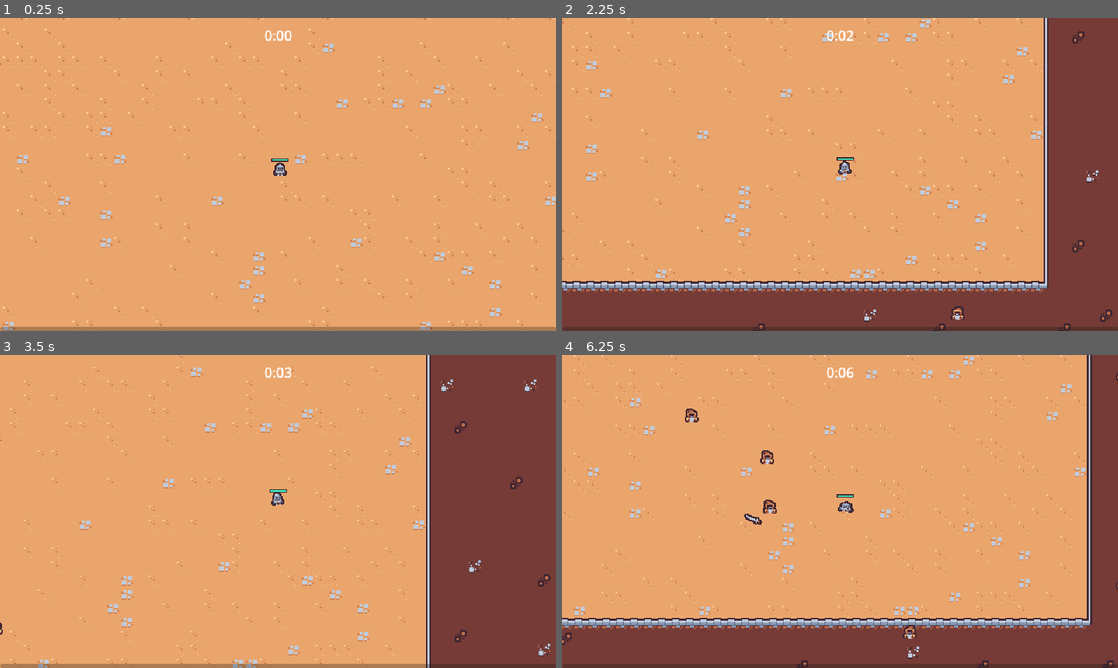
Above: before the commit, frames 1-4 (two rows, left to right).
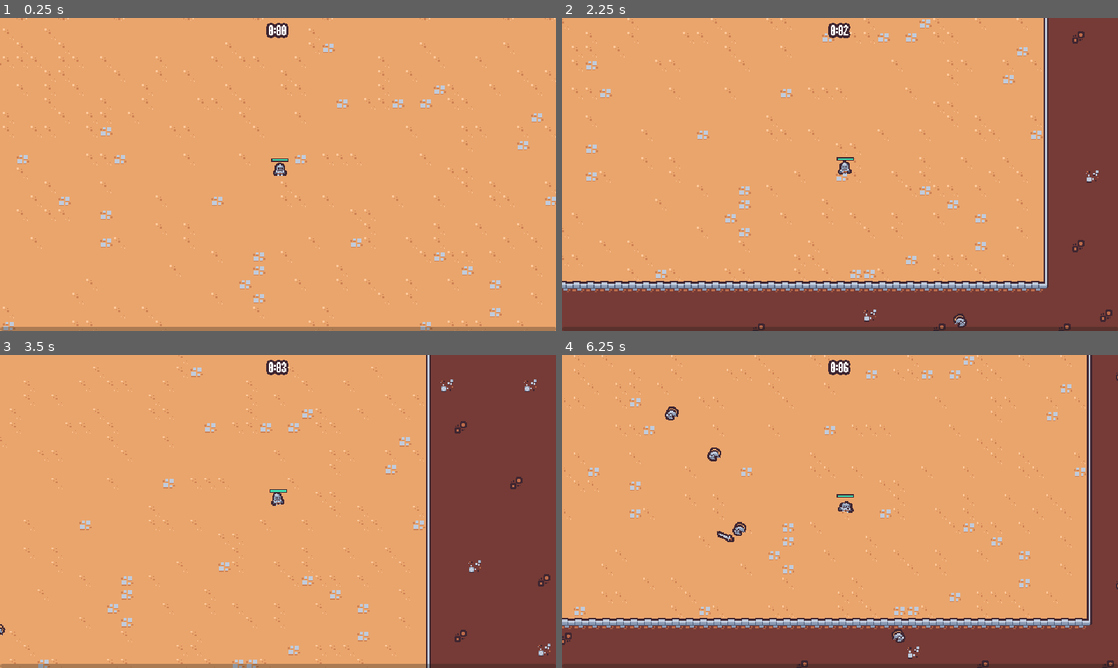
Above: after the commit, the same moments.

Repository: Nordtwig/hearthguard
Game: Godot game, scene res://Main/main.tscn
The game is run twice, just before and just after one commit, with the same random seed, the same clock (stepped at 60 frames per second) and the same inputs.
Inputs (mouse positions are in pixels of both pictures, inside the frame that each line leads up to):
- Up to frame 1 (0.25 s): no input
- Up to frame 2 (2.25 s): move the mouse to (962, 158) at 0.52 s; press the mouse at (962, 158) at 0.53 s; hold D (move_right) 0.53-1.28 s; move the mouse to (728, 190) at 1.27 s; release the mouse at (728, 190) at 1.28 s; hold S (move_down) 1.28-2.03 s; click (728, 190) at 1.35 s; move the mouse to (895, 105) at 2.02 s; press the mouse at (895, 105) at 2.03 s; hold D (move_right) from 2.03 s (still down)
- Up to frame 3 (3.5 s): move the mouse to (250, 574) at 2.77 s; release D (move_right) at 2.78 s; release the mouse at (250, 574) at 2.78 s; hold W (move_up) from 2.78 s (still down); click (250, 574) at 2.85 s
- Up to frame 4 (6.25 s): move the mouse to (1006, 558) at 3.52 s; release W (move_up) at 3.53 s; press the mouse at (1006, 558) at 3.53 s; hold A (move_left) 3.53-5.03 s; move the mouse to (673, 464) at 4.27 s; release the mouse at (673, 464) at 4.28 s; click (673, 464) at 4.35 s; move the mouse to (867, 511) at 5.02 s; press the mouse at (867, 511) at 5.03 s; hold S (move_down) 5.03-5.78 s; move the mouse to (756, 433) at 5.77 s; release the mouse at (756, 433) at 5.78 s; hold D (move_right) from 5.78 s (still down); click (756, 433) at 5.85 s

The runs differ from the first frame. In frame 1, 0.2% of the frame differs, in the area x 47-53%, y 1-8%; in frame 2, 0.3%; in frame 3, 0.2%; in frame 4, 1.0%, in the area x 18-64%, y 1-92%.

Commit message:
Add weighted table enemy table, wizard animation, experience vial collect animation, new theme and font

Diff:
--- a/Main/main.tscn
+++ b/Main/main.tscn
@@ -10,7 +10,6 @@
 [ext_resource type="PackedScene" uid="uid://btefmwj4xrn34" path="res://scenes/manager/upgrade_manager.tscn" id="2_sqha2"]
 [ext_resource type="PackedScene" uid="uid://eo01s2wkj0n8" path="res://scenes/game_object/game_camera/game_camera.tscn" id="3_0mami"]
 [ext_resource type="PackedScene" uid="uid://cjv5e05ec6ndo" path="res://scenes/ui/experience_bar.tscn" id="3_dam15"]
-[ext_resource type="PackedScene" uid="uid://vahbj1mag2du" path="res://scenes/game_object/wizard_enemy/wizard_enemy.tscn" id="4_nef3t"]
 [ext_resource type="PackedScene" uid="uid://bfdy5s1yq8ajq" path="res://scenes/manager/enemy_manager.tscn" id="4_vac0u"]
 
 [node name="Main" type="Node2D"]
@@ -18,7 +17,6 @@
 end_screen_scene = ExtResource("2_m885k")
 
 [node name="EnemyManager" parent="." node_paths=PackedStringArray("arena_time_manager") instance=ExtResource("4_vac0u")]
-basic_enemy_scene = ExtResource("4_nef3t")
 arena_time_manager = NodePath("../ArenaTimeUI/ArenaTimeManager")
 
 [node name="UpgradeManager" parent="." node_paths=PackedStringArray("experience_manager") instance=ExtResource("2_sqha2")]
--- a/project.godot
+++ b/project.godot
@@ -30,6 +30,10 @@
 [dotnet]
 
 project/assembly_name="Hearthguard"
+
+[gui]
+
+theme/custom="res://resources/theme/theme.tres"
 
 [input]
 
--- /dev/null
+++ b/resources/theme/theme.tres
@@ -0,0 +1,7 @@
+[gd_resource type="Theme" load_steps=2 format=3 uid="uid://db8kowuq1aumk"]
+
+[ext_resource type="FontFile" uid="uid://cm85xlh5jvk4l" path="res://resources/theme/Rockboxcond12.ttf" id="1_ph5ih"]
+
+[resource]
+default_font = ExtResource("1_ph5ih")
+default_font_size = 16
--- a/scenes/component/velocity_component.gd
+++ b/scenes/component/velocity_component.gd
@@ -25,6 +25,10 @@
     velocity = velocity.lerp(desired_velocity, 1 - exp(-acceleration * get_process_delta_time()))
 
 
+func decelerate():
+    accelerate_in_direction(Vector2.ZERO)
+
+
 func move(character_body: CharacterBody2D) -> void:
     character_body.velocity = velocity
     character_body.move_and_slide()
--- a/scenes/game_object/basic_enemy/basic_enemy.tscn
+++ b/scenes/game_object/basic_enemy/basic_enemy.tscn
@@ -92,7 +92,7 @@
 [node name="HealthComponent" parent="." instance=ExtResource("2_rx16w")]
 
 [node name="VialDropComponent" parent="." node_paths=PackedStringArray("health_component") instance=ExtResource("3_40seo")]
-drop_percent = 0.35
+drop_percent = 0.4
 health_component = NodePath("../HealthComponent")
 
 [node name="VelocityComponent" parent="." instance=ExtResource("4_h0ye5")]
--- a/scenes/game_object/experience_vial/experience_vial.gd
+++ b/scenes/game_object/experience_vial/experience_vial.gd
@@ -1,10 +1,41 @@
 extends Node2D
+
+@onready var collision_shape: CollisionShape2D = $Area2D/CollisionShape2D
+@onready var sprite: Sprite2D = $Sprite2D
 
 
 func _ready() -> void:
     $Area2D.area_entered.connect(on_area_entered)
 
 
-func on_area_entered(other_area: Area2D) -> void:
+func tween_collect(percent: float, start_position: Vector2) -> void:
+    var player = get_tree().get_first_node_in_group("player") as Node2D
+    if player == null:
+        return
+
+    global_position = start_position.lerp(player.global_position, percent)
+    var direction_from_start = player.global_position - start_position
+
+    var target_rotation = direction_from_start.angle() * deg_to_rad(90)
+    rotation_degrees = lerp_angle(rotation, target_rotation, 1 - exp(- 2 * get_process_delta_time()))
+
+
+func collect() -> void:
     GameEvents.emit_experience_vial_collected(1)
     queue_free()
+
+
+func disable_collision() -> void:
+    collision_shape.disabled = true
+
+
+func on_area_entered(other_area: Area2D) -> void:
+    Callable(disable_collision).call_deferred()
+
+    var tween = create_tween()
+    tween.set_parallel()
+    tween.tween_method(tween_collect.bind(global_position), 0.0, 1.0, .5)\
+    .set_ease(Tween.EASE_IN).set_trans(Tween.TRANS_BACK)
+    tween.tween_property(sprite, "scale", Vector2.ZERO, .05).set_delay(.45)
+    tween.chain()
+    tween.tween_callback(collect)
--- a/scenes/game_object/player/player.tscn
+++ b/scenes/game_object/player/player.tscn
@@ -103,7 +103,7 @@
 border_color = Color(0.247059, 0.14902, 0.192157, 1)
 
 [sub_resource type="CircleShape2D" id="CircleShape2D_a3m40"]
-radius = 17.0
+radius = 30.0
 
 [sub_resource type="CircleShape2D" id="CircleShape2D_ymwgx"]
 radius = 7.0
--- a/scenes/game_object/wizard_enemy/wizard_enemy.gd
+++ b/scenes/game_object/wizard_enemy/wizard_enemy.gd
@@ -3,11 +3,21 @@
 @onready var velocity_component: VelocityComponent = $VelocityComponent
 @onready var visuals: Node2D = $Visuals
 
+var is_moving = false
+
 
 func _process(delta) -> void:
-   velocity_component.accelerate_to_player()
+   if is_moving:
+      velocity_component.accelerate_to_player()
+   else:
+      velocity_component.decelerate()
+
    velocity_component.move(self)
 
    var move_sign = sign(velocity.x)
    if move_sign != 0:
         visuals.scale = Vector2(move_sign, 1)
+
+
+func set_is_moving(moving: bool) -> void:
+   is_moving = moving
--- a/scenes/game_object/wizard_enemy/wizard_enemy.tscn
+++ b/scenes/game_object/wizard_enemy/wizard_enemy.tscn
@@ -7,6 +7,110 @@
 [ext_resource type="PackedScene" uid="uid://d0b0o1qhxuwev" path="res://scenes/component/velocity_component.tscn" id="2_x6ey4"]
 [ext_resource type="PackedScene" uid="uid://ch5okk5rpxg04" path="res://scenes/component/hurtbox_component.tscn" id="4_23ypw"]
 [ext_resource type="PackedScene" uid="uid://bxcv81bj2i50l" path="res://scenes/component/vial_drop_component.tscn" id="4_ke6ek"]
+
+[sub_resource type="Animation" id="Animation_i5nmd"]
+resource_name = "walk"
+length = 0.4
+loop_mode = 1
+step = 0.05
+tracks/0/type = "value"
+tracks/0/imported = false
+tracks/0/enabled = true
+tracks/0/path = NodePath("Visuals/Sprite2D:position")
+tracks/0/interp = 2
+tracks/0/loop_wrap = true
+tracks/0/keys = {
+"times": PackedFloat32Array(0),
+"transitions": PackedFloat32Array(1),
+"update": 0,
+"values": [Vector2(0, 0)]
+}
+tracks/1/type = "value"
+tracks/1/imported = false
+tracks/1/enabled = true
+tracks/1/path = NodePath("Visuals/Sprite2D:rotation")
+tracks/1/interp = 2
+tracks/1/loop_wrap = true
+tracks/1/keys = {
+"times": PackedFloat32Array(0, 0.1, 0.3),
+"transitions": PackedFloat32Array(1.68179, 2.46229, 1),
+"update": 0,
+"values": [0.0, -0.174533, 0.261799]
+}
+tracks/2/type = "value"
+tracks/2/imported = false
+tracks/2/enabled = true
+tracks/2/path = NodePath("Visuals/Sprite2D:scale")
+tracks/2/interp = 2
+tracks/2/loop_wrap = true
+tracks/2/keys = {
+"times": PackedFloat32Array(0, 0.1, 0.2, 0.3),
+"transitions": PackedFloat32Array(1, 1, 2, 1),
+"update": 0,
+"values": [Vector2(1, 1), Vector2(1, 1), Vector2(1.2, 0.8), Vector2(0.9, 1.1)]
+}
+tracks/3/type = "method"
+tracks/3/imported = false
+tracks/3/enabled = true
+tracks/3/path = NodePath(".")
+tracks/3/interp = 1
+tracks/3/loop_wrap = true
+tracks/3/keys = {
+"times": PackedFloat32Array(0.05, 0.3),
+"transitions": PackedFloat32Array(1, 1),
+"values": [{
+"args": [true],
+"method": &"set_is_moving"
+}, {
+"args": [false],
+"method": &"set_is_moving"
+}]
+}
+
+[sub_resource type="Animation" id="Animation_5xkhh"]
+length = 0.001
+tracks/0/type = "value"
+tracks/0/imported = false
+tracks/0/enabled = true
+tracks/0/path = NodePath("Visuals/Sprite2D:position")
+tracks/0/interp = 1
+tracks/0/loop_wrap = true
+tracks/0/keys = {
+"times": PackedFloat32Array(0),
+"transitions": PackedFloat32Array(1),
+"update": 0,
+"values": [Vector2(0, 0)]
+}
+tracks/1/type = "value"
+tracks/1/imported = false
+tracks/1/enabled = true
+tracks/1/path = NodePath("Visuals/Sprite2D:rotation")
+tracks/1/interp = 1
+tracks/1/loop_wrap = true
+tracks/1/keys = {
+"times": PackedFloat32Array(0),
+"transitions": PackedFloat32Array(1),
+"update": 0,
+"values": [0.0]
+}
+tracks/2/type = "value"
+tracks/2/imported = false
+tracks/2/enabled = true
+tracks/2/path = NodePath("Visuals/Sprite2D:scale")
+tracks/2/interp = 1
+tracks/2/loop_wrap = true
+tracks/2/keys = {
+"times": PackedFloat32Array(0),
+"transitions": PackedFloat32Array(1),
+"update": 0,
+"values": [Vector2(1, 1)]
+}
+
+[sub_resource type="AnimationLibrary" id="AnimationLibrary_xdgod"]
+_data = {
+"RESET": SubResource("Animation_5xkhh"),
+"walk": SubResource("Animation_i5nmd")
+}
 
 [sub_resource type="CircleShape2D" id="CircleShape2D_1cpvw"]
 radius = 8.0
@@ -19,12 +123,18 @@
 collision_mask = 9
 script = ExtResource("1_7giu1")
 
+[node name="AnimationPlayer" type="AnimationPlayer" parent="."]
+libraries = {
+"": SubResource("AnimationLibrary_xdgod")
+}
+autoplay = "walk"
+
 [node name="HealthComponent" parent="." instance=ExtResource("1_85kog")]
 max_health = 30.0
 
 [node name="VelocityComponent" parent="." instance=ExtResource("2_x6ey4")]
 max_speed = 60
-acceleration = 2.0
+acceleration = 20.0
 
 [node name="VialDropComponent" parent="." node_paths=PackedStringArray("health_component") instance=ExtResource("4_ke6ek")]
 health_component = NodePath("../HealthComponent")
@@ -43,9 +153,11 @@
 health_component = NodePath("../HealthComponent")
 
 [node name="CollisionShape2D" type="CollisionShape2D" parent="HurtboxComponent"]
+visible = false
 position = Vector2(0, -7)
 shape = SubResource("CircleShape2D_1cpvw")
 
 [node name="CollisionShape2D" type="CollisionShape2D" parent="."]
+visible = false
 position = Vector2(0, -4)
 shape = SubResource("CircleShape2D_memvv")
--- a/scenes/manager/enemy_manager.gd
+++ b/scenes/manager/enemy_manager.gd
@@ -3,56 +3,63 @@
 const SPAWN_RADIUS = 350
 
 @export var basic_enemy_scene: PackedScene
+@export var wizard_enemy_scene: PackedScene
 @export var arena_time_manager: Node
 
 @onready var timer = $Timer
 
 var base_spawn_time = 0
+var enemy_table = WeightedTable.new()
 
 
 func _ready() -> void:
-	base_spawn_time = timer.wait_time
-	timer.timeout.connect(on_timer_timeout)
-	arena_time_manager.arena_difficulty_increased.connect(on_arena_difficulty_increased)
+    enemy_table.add_item(basic_enemy_scene, 10)
+    base_spawn_time = timer.wait_time
+    timer.timeout.connect(on_timer_timeout)
+    arena_time_manager.arena_difficulty_increased.connect(on_arena_difficulty_increased)
 
 
 func get_spawn_position() -> Vector2:
-	var player = get_tree().get_first_node_in_group("player") as Node2D
-	if player == null:
-		return Vector2.ZERO
+    var player = get_tree().get_first_node_in_group("player") as Node2D
+    if player == null:
+        return Vector2.ZERO
 
-	var spawn_position = Vector2.ZERO
-	var random_direction = Vector2.RIGHT.rotated(randf_range(0, TAU))
-	for i in 4:
-		spawn_position = player.global_position + (random_direction * SPAWN_RADIUS)
+    var spawn_position = Vector2.ZERO
+    var random_direction = Vector2.RIGHT.rotated(randf_range(0, TAU))
+    for i in 4:
+        spawn_position = player.global_position + (random_direction * SPAWN_RADIUS)
 
-		var query_parameters = PhysicsRayQueryParameters2D.create(player.global_position, spawn_position, 1)
-		var result = get_tree().root.world_2d.direct_space_state.intersect_ray(query_parameters)
+        var query_parameters = PhysicsRayQueryParameters2D.create(player.global_position, spawn_position, 1)
+        var result = get_tree().root.world_2d.direct_space_state.intersect_ray(query_parameters)
 
+        if result.is_empty():
+            break
+        else:
+            random_direction = random_direction.rotated(deg_to_rad(90))
 
-		if result.is_empty():
-			break
-		else:
-			random_direction = random_direction.rotated(deg_to_rad(90))
-
-	return spawn_position
+    return spawn_position
 
 
 func on_timer_timeout() -> void:
-	timer.start()
+    timer.start()
 
-	var player = get_tree().get_first_node_in_group("player") as Node2D
-	if player == null:
-		return
+    var player = get_tree().get_first_node_in_group("player") as Node2D
+    if player == null:
+        return
 
-	var enemy = basic_enemy_scene.instantiate() as Node2D
-	var entities_layer = get_tree().get_first_node_in_group("entities_layer")
-	entities_layer.add_child(enemy)
-	enemy.global_position = get_spawn_position()
+    var enemy_scene = enemy_table.pick_item()
+    var enemy = enemy_scene.instantiate() as Node2D
+
+    var entities_layer = get_tree().get_first_node_in_group("entities_layer")
+    entities_layer.add_child(enemy)
+    enemy.global_position = get_spawn_position()
 
 
 func on_arena_difficulty_increased(arena_difficulty: int) -> void:
-	var time_off = (.1 / 12) * arena_difficulty
-	time_off = min(time_off, .7)
-	print(time_off)
-	timer.wait_time = base_spawn_time - time_off
+    var time_off = (.1 / 12) * arena_difficulty
+    time_off = min(time_off, .7)
+    print(arena_difficulty)
+    timer.wait_time = base_spawn_time - time_off
+
+    if arena_difficulty == 6:
+        enemy_table.add_item(wizard_enemy_scene, 20)
--- a/scenes/manager/enemy_manager.tscn
+++ b/scenes/manager/enemy_manager.tscn
@@ -1,11 +1,13 @@
-[gd_scene load_steps=3 format=3 uid="uid://bfdy5s1yq8ajq"]
+[gd_scene load_steps=4 format=3 uid="uid://bfdy5s1yq8ajq"]
 
 [ext_resource type="Script" path="res://scenes/manager/enemy_manager.gd" id="1_tothq"]
 [ext_resource type="PackedScene" uid="uid://dit4jmb5s37yw" path="res://scenes/game_object/basic_enemy/basic_enemy.tscn" id="2_5ovl2"]
+[ext_resource type="PackedScene" uid="uid://vahbj1mag2du" path="res://scenes/game_object/wizard_enemy/wizard_enemy.tscn" id="3_5ysrw"]
 
 [node name="EnemyManager" type="Node"]
 script = ExtResource("1_tothq")
 basic_enemy_scene = ExtResource("2_5ovl2")
+wizard_enemy_scene = ExtResource("3_5ysrw")
 
 [node name="Timer" type="Timer" parent="."]
 one_shot = true
--- a/scenes/ui/arena_time_ui.tscn
+++ b/scenes/ui/arena_time_ui.tscn
@@ -18,4 +18,6 @@
 layout_mode = 2
 size_flags_horizontal = 4
 size_flags_vertical = 0
+theme_override_colors/font_outline_color = Color(0.247059, 0.14902, 0.192157, 1)
+theme_override_constants/outline_size = 10
 text = "test"
--- /dev/null
+++ b/scripts/weighted_table.gd
@@ -0,0 +1,18 @@
+class_name WeightedTable
+
+var items: Array[Dictionary] = []
+var weight_sum: int = 0
+
+
+func add_item(item, weight: int) -> void:
+    items.append({ "item": item, "weight": weight })
+    weight_sum += weight
+
+
+func pick_item():
+    var chosen_weight = randi_range(1, weight_sum)
+    var iteration_sum = 0
+    for item in items:
+        iteration_sum += item["weight"]
+        if chosen_weight <= iteration_sum:
+            return item["item"]
Not shown: 1 places in Main/main.tscn that only renumber resources
Binary file added: resources/theme/Rockboxcond12.ttf
Not shown, added: resources/theme/Rockboxcond12.ttf.import
Not shown: 1 places in scenes/game_object/wizard_enemy/wizard_enemy.tscn that only renumber resources
